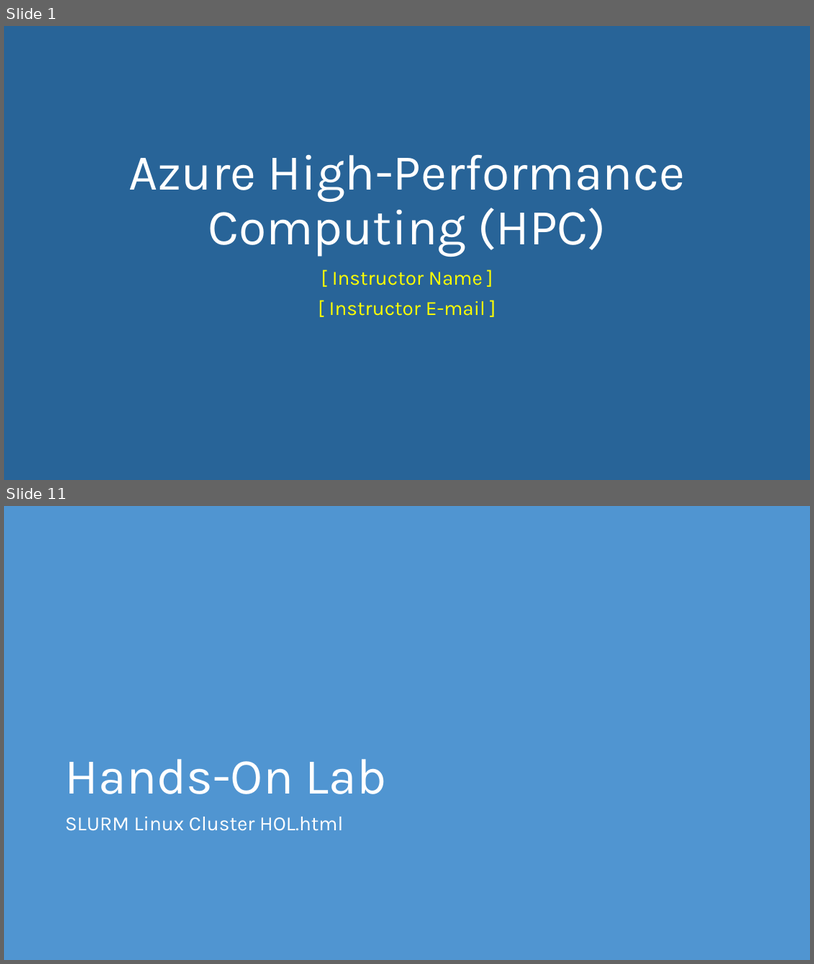
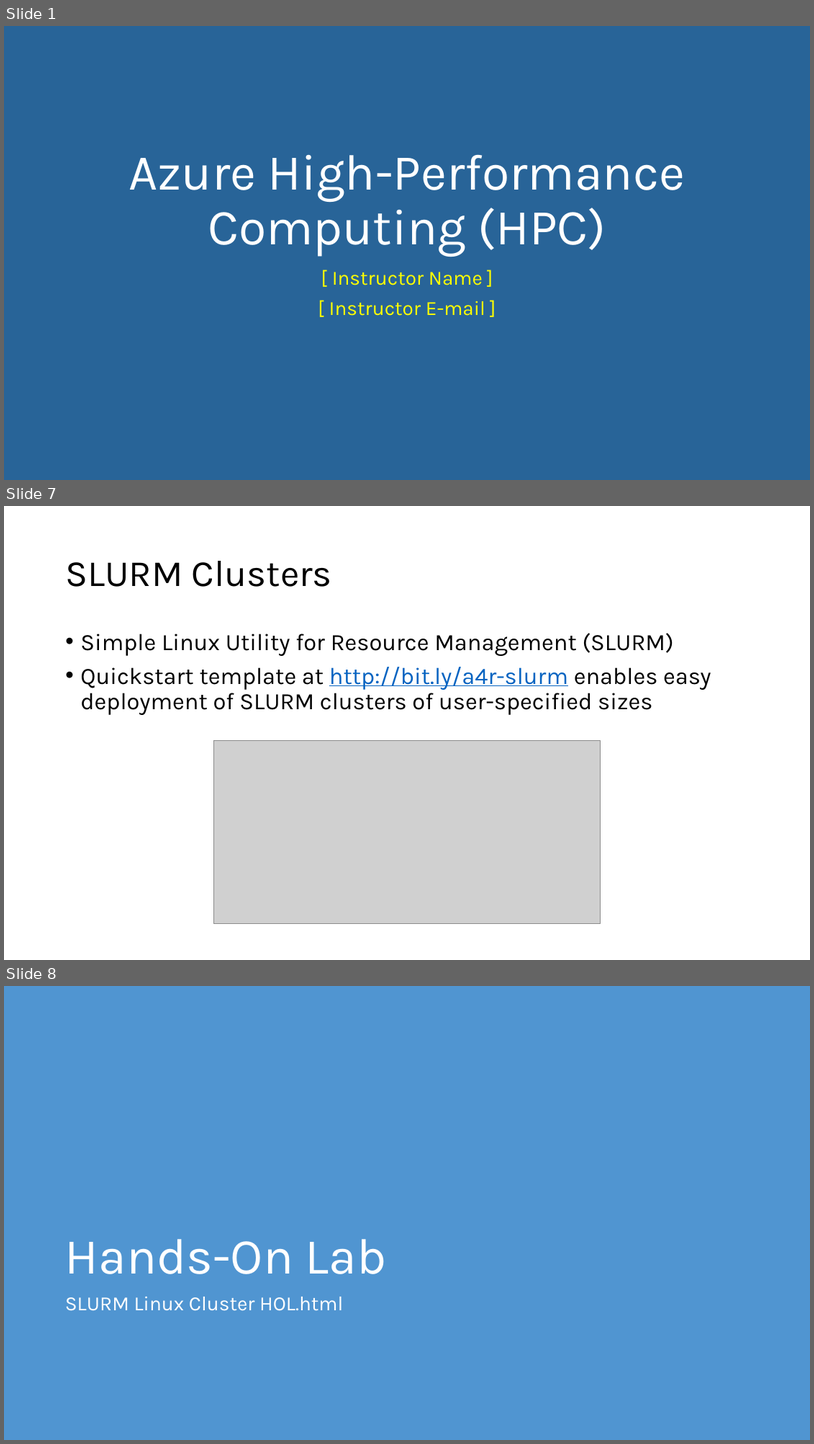
Before and after one commit to Azure-Readiness/Academic, a slide deck: Content/6. HPC/Azure High-Performance Computing.pptx. Shown one above the other, each under a label of ours: slides 1 and 11 before the commit, slides 1, 7 and 8 after it; the slides between them are not shown. The pictures are 814x964 and 814x1444 pixels, drawn with LibreOffice and Linux fonts; fonts in the diff are those of the drawing; grey boxes stand for pictures. Boxes give left, top, right and bottom in pixels: in the first picture for what was removed or moved away, otherwise in the second. Text is boxed around its words. In the diff, an @@ line names an element or a change of style, - is before the commit and + after.

```diff
--- a/Content/6. HPC/Azure High-Performance Computing.pptx
+++ b/Content/6. HPC/Azure High-Performance Computing.pptx
@@ slide 7 added at (4,506,810,960), background #FFFFFF @@
@@ title added at (65,561,332,587), 44 pt, text #000000 @@
+SLURM Clusters
@@ text added at (80,633,711,715), 28 pt, text #000000 @@
+• Simple Linux Utility for Resource Management (SLURM)
+• Quickstart template at http://bit.ly/a4r-slurm enables easy deployment of SLURM clusters of user-specified sizes
@@ picture added at (214,740,600,924) @@
@@ what was slide 11 is now slide 8 @@
```
Also in this commit, not shown: 5 other slides added, 9 slides removed.
